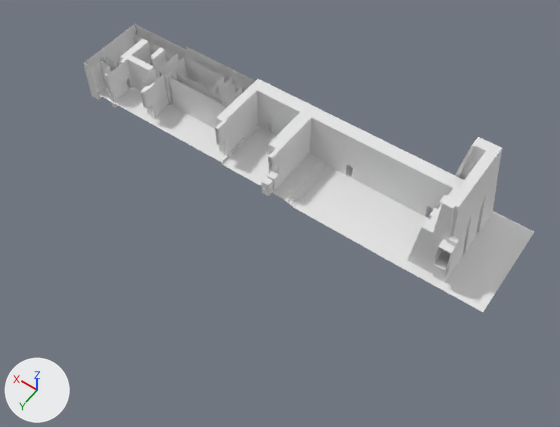
Renders of the FBX model Assets/Models/temple.fbx from each side of a commit.
Camera for both pictures: a camera (50 mm lens) standing at (-76.7, 99.1, 150.8) and looking at (-10.1, 5.9, 4.3). Lighting does not change. The marker at lower left points along +X, +Y and +Z. Where no turn or scale is listed for an object, it has been applied to the vertices.
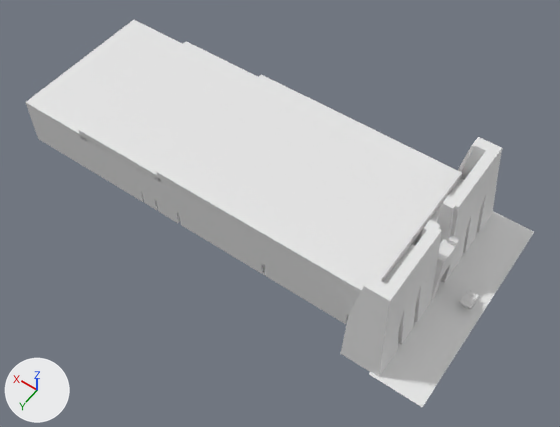
Where the newer file only moved an object's origin or applied its transform, the numbers keep the older frame.

Where the change shows, as pixel boxes [x1, y1, x2, y2] in the pictures (560 x 427 px):
'Plane.005', added: after [25, 20, 462, 295]
'Plane.003', reshaped: before [83, 24, 502, 283]; after [27, 107, 502, 377]
'Plane.002', reshaped, rescaled: before [98, 85, 534, 312]; after [262, 211, 534, 407]
'Cube.002', deleted: before [262, 177, 273, 191]
'table', added: after [459, 289, 479, 309]
'Cube.003', deleted: before [262, 186, 273, 196]
'Cube', deleted: before [273, 180, 279, 190]
part 1 of me_cube_001, built on: before [267, 172, 279, 185]; after [412, 236, 418, 245]
part 3 of me_plane_003, added: after [27, 107, 451, 377]

The change, as a diff of the scene's bpy script:
```diff
--- a/Assets/Models/temple.fbx.py
+++ b/Assets/Models/temple.fbx.py
@@ me_cube_001 @@
-me_cube_001.from_pydata(...)  # 8 vertices, 6 faces; spans x -1.0..1.0, y -2.0..0.0, z -1.0..1.0
+me_cube_001.from_pydata(...)  # 17316 vertices, 17280 faces; spans x -40.1..-6.42, y -14.23..14.23, z -1.27..12.71
+# me_cube_001 part 1: 8 vertices removed from x -1.0..1.0, y -2.0..0.0, z -1.0..1.0; 17316 vertices added at x -40.1..-6.42, y -14.23..14.23, z -1.27..12.71
+# me_cube_001 part 2: the surface is now shaded smooth
+me_cube_001.materials.append(mat_bake)  # white #e7e7e7
@@ me_plane_003 @@
-me_plane_003.from_pydata(...)  # 2237 vertices, 2160 faces; spans x -50.8..58.5, y -26.9..0.0, z 0.3..25.2
+me_plane_003.from_pydata(...)  # 4508 vertices, 4420 faces; spans x -50.8..58.5, y -26.9..26.9, z 0.3..25.2
+# me_plane_003 part 3: 2050 vertices added at x -50.8..58.5, y 0.3..26.9, z 0.3..25.2
@@ me_plane_002 @@
 # used by ob_plane_002; location = (0.0, 0.0, 0.0); scale = (14.8, 14.8, 14.8)
-me_plane_002.from_pydata(...)  # 83 vertices, 47 faces; spans x -4.16..3.77, y -1.87..0.0, z 0.02..0.18
+me_plane_002.from_pydata(...)  # 87 vertices, 54 faces; spans x -61.55..55.67, y -27.59..27.59, z 0.56
+# me_plane_002 part 4: 83 vertices removed from x -4.16..3.77, y -1.87..0.0, z 0.02..0.18; 87 vertices added at x -61.55..55.67, y -27.59..27.59, z 0.56
@@ ob_cube_003 @@
-ob_cube_003 = bpy.data.objects.new('Cube.003', me_cube_007)
@@ ob_cube_002 @@
-ob_cube_002 = bpy.data.objects.new('Cube.002', me_cube_006)
@@ ob_cube @@
-ob_cube = bpy.data.objects.new('Cube', me_cube)
@@ ob_plane_002 @@
 ob_plane_002.location = (0.0, 0.0, 0.0)
-ob_plane_002.scale = (14.8, 14.8, 14.8)
@@ ob_table @@
+ob_table = bpy.data.objects.new('table', me_cube_009)  # 226 vertices, 224 faces; spans x -1.5..1.5, y -1.99..1.99, z 0.0..2.96
+ob_table.location = (-57.7, 0.0, 0.0)
@@ ob_button14 @@
+ob_button14 = bpy.data.objects.new('button14', me_cube_018)  # 20 vertices, 17 faces; spans x -1.425..-0.822, y 0.072..0.925, z 2.8..2.999
+ob_button14.location = (-57.7, 0.0, 0.0)
@@ ob_plane_005 @@
+ob_plane_005 = bpy.data.objects.new('Plane.005', me_plane_011)  # 48 vertices, 46 faces; spans x -42.6..58.5, y -20.2..20.2, z 12.4..16.6
+ob_plane_005.location = (0.0, 0.0, 0.0)
@@ ob_button9 @@
+ob_button9 = bpy.data.objects.new('button9', me_cube_022)  # 20 vertices, 17 faces; spans x -0.676..-0.073, y 1.069..1.922, z 2.8..2.999
+ob_button9.location = (-57.7, 0.0, 0.0)
@@ ob_button3 @@
+ob_button3 = bpy.data.objects.new('button3', me_cube_014)  # 20 vertices, 17 faces; spans x 0.822..1.425, y -0.925..-0.072, z 2.8..2.999
+ob_button3.location = (-57.7, 0.0, 0.0)
@@ ob_button6 @@
+ob_button6 = bpy.data.objects.new('button6', me_cube_020)  # 20 vertices, 17 faces; spans x 0.073..0.676, y 0.072..0.925, z 2.8..2.999
+ob_button6.location = (-57.7, 0.0, 0.0)
@@ ob_button5 @@
+ob_button5 = bpy.data.objects.new('button5', me_cube_023)  # 20 vertices, 17 faces; spans x 0.073..0.676, y 1.069..1.922, z 2.8..2.999
+ob_button5.location = (-57.7, 0.0, 0.0)
@@ ob_button11 @@
+ob_button11 = bpy.data.objects.new('button11', me_cube_016)  # 20 vertices, 17 faces; spans x -0.676..-0.073, y -0.925..-0.072, z 2.8..2.999
+ob_button11.location = (-57.7, 0.0, 0.0)
@@ ob_button1 @@
+ob_button1 = bpy.data.objects.new('button1', me_cube_012)  # 20 vertices, 17 faces; spans x 0.822..1.425, y 1.069..1.922, z 2.8..2.999
+ob_button1.location = (-57.7, 0.0, 0.0)
@@ ob_button15 @@
+ob_button15 = bpy.data.objects.new('button15', me_cube_015)  # 20 vertices, 17 faces; spans x -1.425..-0.822, y -0.925..-0.072, z 2.8..2.999
+ob_button15.location = (-57.7, 0.0, 0.0)
@@ ob_button10 @@
+ob_button10 = bpy.data.objects.new('button10', me_cube_019)  # 20 vertices, 17 faces; spans x -0.676..-0.073, y 0.072..0.925, z 2.8..2.999
+ob_button10.location = (-57.7, 0.0, 0.0)
@@ ob_button7 @@
+ob_button7 = bpy.data.objects.new('button7', me_cube_017)  # 20 vertices, 17 faces; spans x 0.073..0.676, y -0.925..-0.072, z 2.8..2.999
+ob_button7.location = (-57.7, 0.0, 0.0)
@@ ob_button2 @@
+ob_button2 = bpy.data.objects.new('button2', me_cube_013)  # 20 vertices, 17 faces; spans x 0.822..1.425, y 0.072..0.925, z 2.8..2.999
+ob_button2.location = (-57.7, 0.0, 0.0)
```
